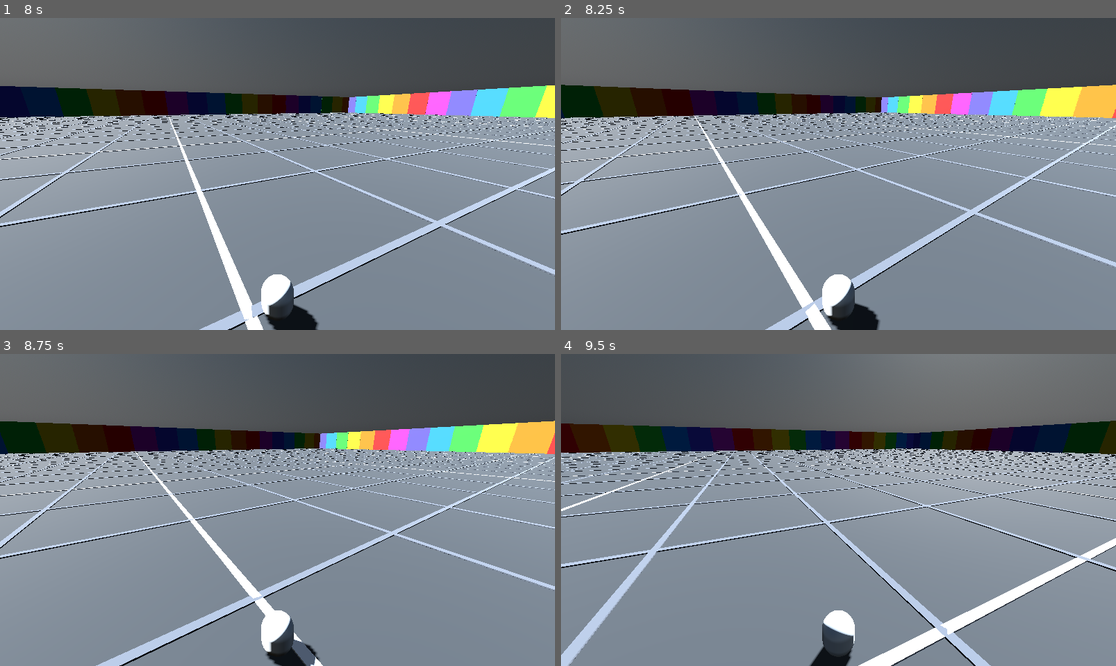
Above: before the commit, frames 1-4 (two rows, left to right).
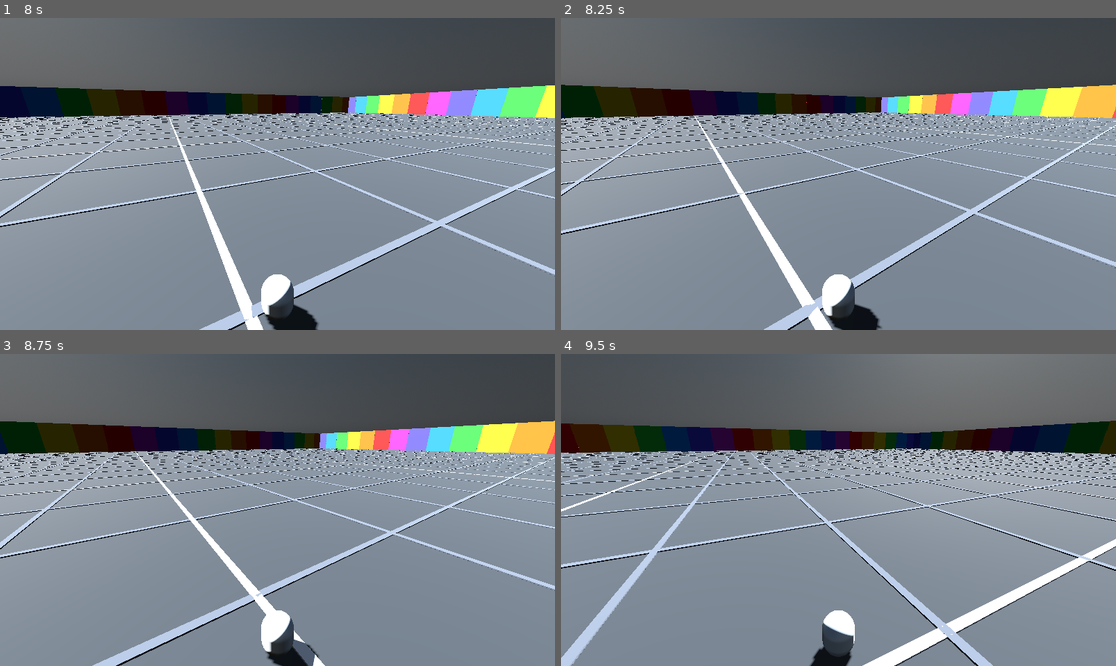
Above: after the commit, the same moments.

Repository: Lansing-Tech-Studio/godot-3d-runner
Game: Godot game, scene res://scenes/main.tscn
The game is run twice, just before and just after one commit, with the same random seed, the same clock (stepped at 60 frames per second) and the same inputs.
Inputs:
- Up to frame 1 (8 s): hold D (turn_right) 0.53-1.28 s; hold Shift (sprint) 0.53-1.28 s; hold S (move_backward) 1.28-2.03 s; tap Shift (sprint) every 1.5 s from 1.35 to 7.35 s; hold D (turn_right) 2.03-2.78 s; hold Shift (sprint) 2.03-2.78 s; hold W (move_forward) 2.78-3.53 s; hold Shift (sprint) 3.53-4.28 s; hold A (turn_left) 3.53-5.03 s; hold S (move_backward) 5.03-5.78 s; hold Shift (sprint) 5.03-5.78 s; hold D (turn_right) 5.78-6.53 s; hold W (move_forward) 6.53-7.28 s; hold Shift (sprint) 6.53-7.28 s; hold D (turn_right) from 7.28 s (still down)
- Up to frame 2 (8.25 s): release D (turn_right) at 8.03 s; hold S (move_backward) from 8.03 s (still down); hold Shift (sprint) from 8.03 s (still down)
- Up to frame 3 (8.75 s): keep holding S (move_backward); keep holding Shift (sprint)
- Up to frame 4 (9.5 s): release S (move_backward) at 8.78 s; release Shift (sprint) at 8.78 s; hold A (turn_left) from 8.78 s (still down); tap Shift (sprint) at 8.85 s

Frame 1 is identical in both runs. In frame 2, 0.9% of the frame differs, in the area x 0-100%, y 21-100%; in frame 3, 1.8%; in frame 4, 2.2%.

Commit message:
Add reverse deceleration rate to player controller for smoother speed transitions

Diff:
--- a/scripts/player_controller.gd
+++ b/scripts/player_controller.gd
@@ -4,6 +4,7 @@
 @export var reverse_speed := 4.5
 @export var sprint_max_speed := 48.0
 @export var speed_change_rate := 10.0
+@export var reverse_deceleration_rate := 20.0
 @export var turn_speed := 2.5
 @export var gravity_scale := 1.0
 
@@ -30,7 +31,11 @@
 	elif backward_input > 0.0:
 		target_speed = -reverse_speed * backward_input
 
-	_forward_speed = move_toward(_forward_speed, target_speed, speed_change_rate * delta)
+	var change_rate := speed_change_rate
+	if (_forward_speed > 0.0 and target_speed < 0.0) or (_forward_speed < 0.0 and target_speed > 0.0):
+		change_rate = reverse_deceleration_rate
+
+	_forward_speed = move_toward(_forward_speed, target_speed, change_rate * delta)
 
 	var forward := -global_transform.basis.z
 	forward.y = 0.0
